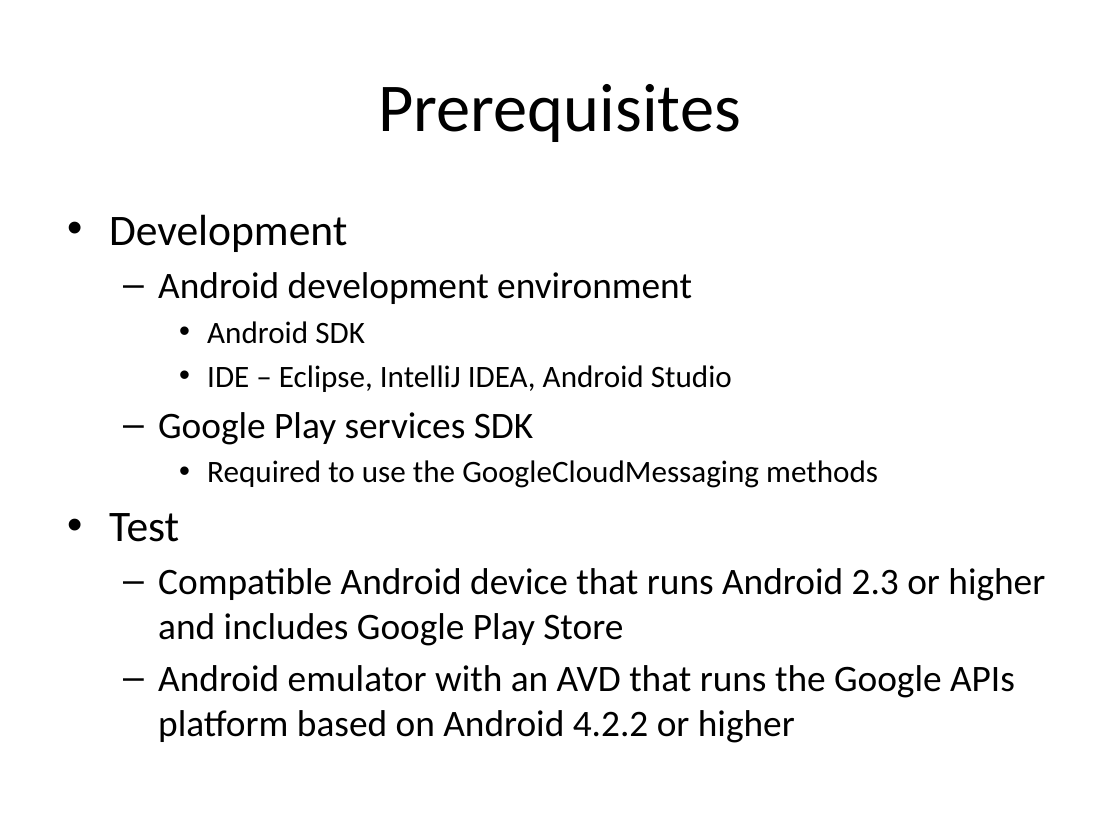
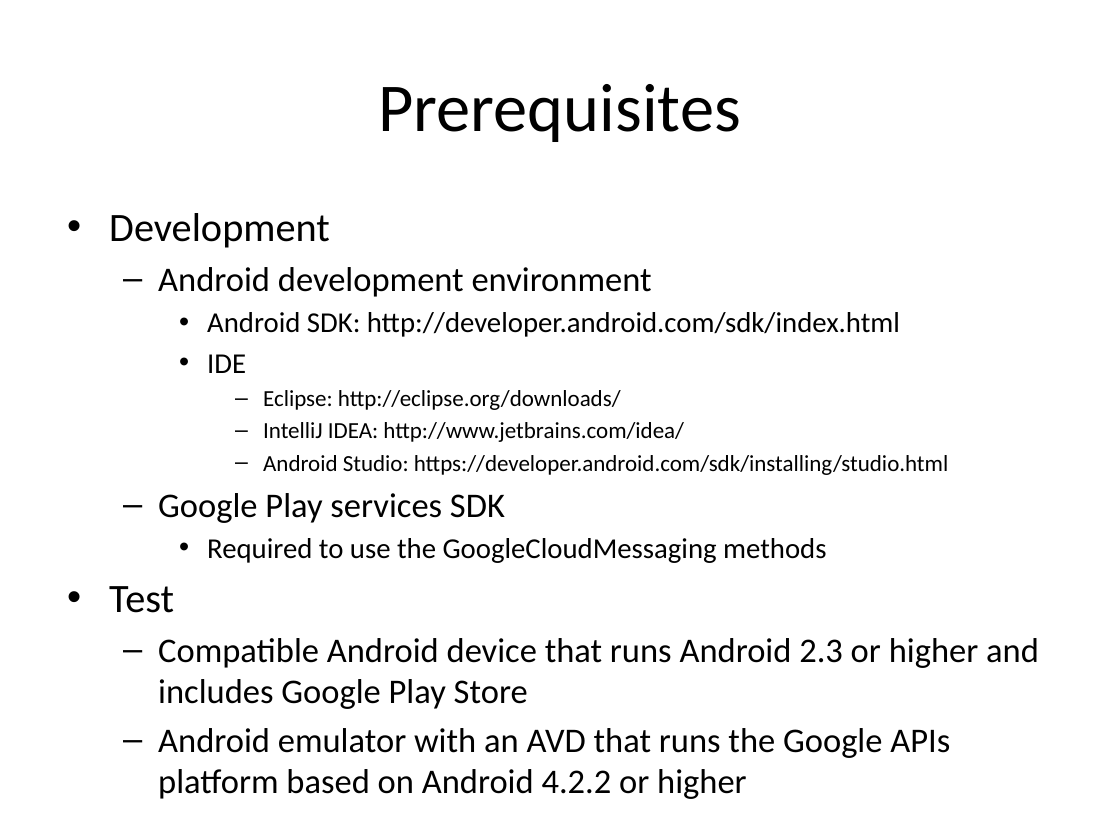
Before and after one commit to LeadingEDJE/MobilePushNotification, a slide deck: slide 5 of Implementing Push Notification in Android.pptx. Drawn at 1120x840 pixels with LibreOffice and Linux fonts; fonts in the diff are those of the drawing; background and template pictures are left out. Boxes give left, top, right and bottom in pixels: in the first picture for what was removed or moved away, otherwise in the second. Text is boxed around its words. In the diff, an @@ line names an element or a change of style, - is before the commit and + after.

```diff
--- a/Implementing Push Notification in Android.pptx
+++ b/Implementing Push Notification in Android.pptx
@@ text at (109, 213, 1039, 799): size 28 to 25.9 pt in "Development", "Test"; size 24 to 22.2 pt in "Android development environment", "Google Play services SDK", "Compatible Android device that runs Android 2.3 ...", "Android emulator with an AVD that runs ..."; size 20 to 18.5 pt in "Required to use the GoogleCloudMessaging methods" @@
@@ text at (207, 312, 948, 475): text changed; size 20 to 14.8 pt @@
-    • Android SDK
-    • IDE – Eclipse, IntelliJ IDEA, Android Studio
+    • Android SDK: http://developer.android.com/sdk/index.html
+    • IDE
+      – Eclipse: http://eclipse.org/downloads/
+      – IntelliJ IDEA: http://www.jetbrains.com/idea/
+      – Android Studio: https://developer.android.com/sdk/installing/studio.html
```
Also in this commit, not shown: 7 other slides changed.
